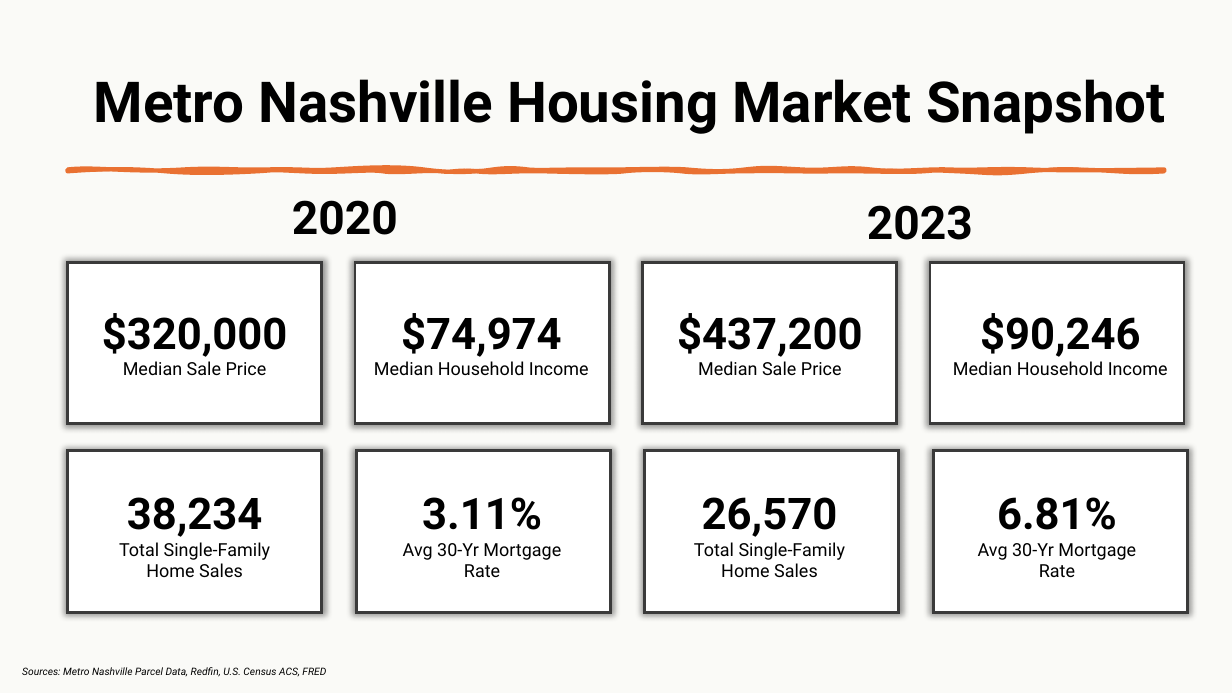
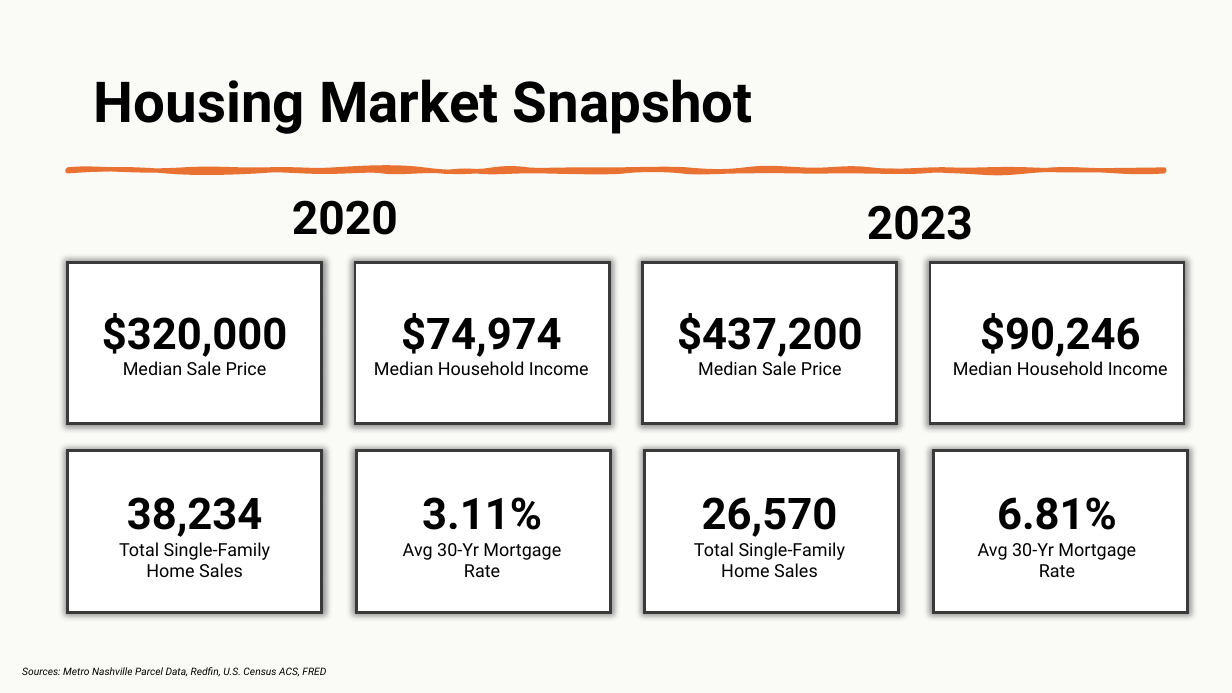
Before and after one commit to lukemgaff/Capstone-Project, a slide deck: slide 5 of Nashville Housing Presentation.pptx. Drawn at 1232x693 pixels with LibreOffice and Linux fonts; fonts in the diff are those of the drawing. Boxes give left, top, right and bottom in pixels: in the first picture for what was removed or moved away, otherwise in the second. Text is boxed around its words. In the diff, an @@ line names an element or a change of style, - is before the commit and + after.

```diff
--- a/Nashville Housing Presentation.pptx
+++ b/Nashville Housing Presentation.pptx
@@ title at [94,79,753,134]: text changed @@
-Metro Nashville Housing Market Snapshot
+Housing Market Snapshot
```
Also in this commit, not shown: 4 other slides changed.
